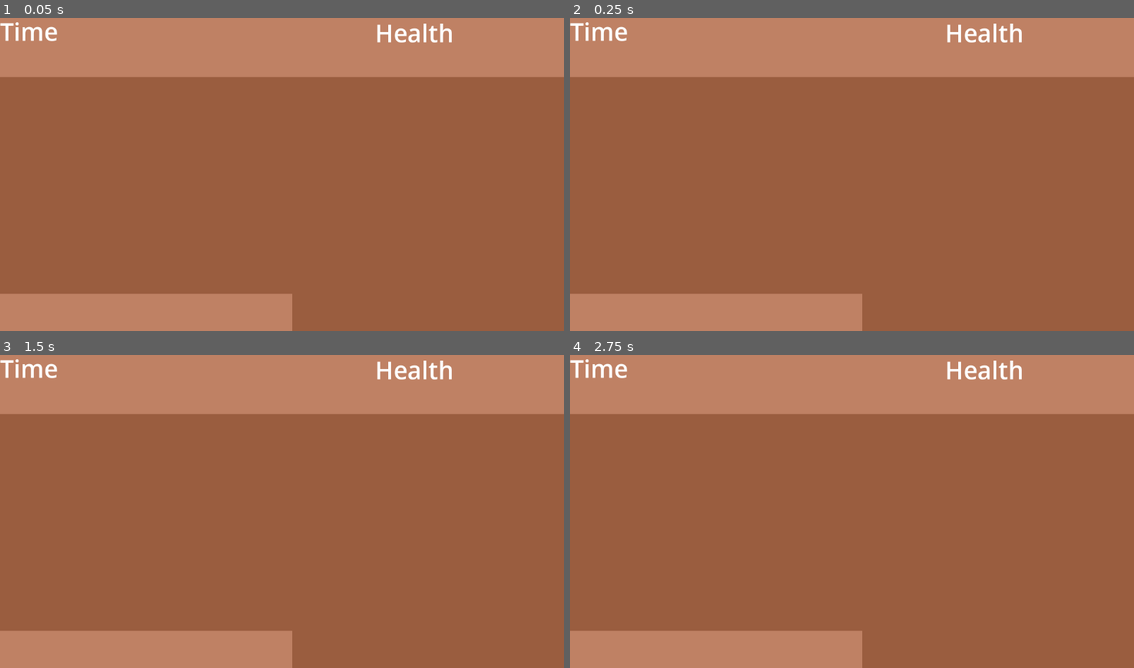
Above: before the commit, frames 1-4 (two rows, left to right).
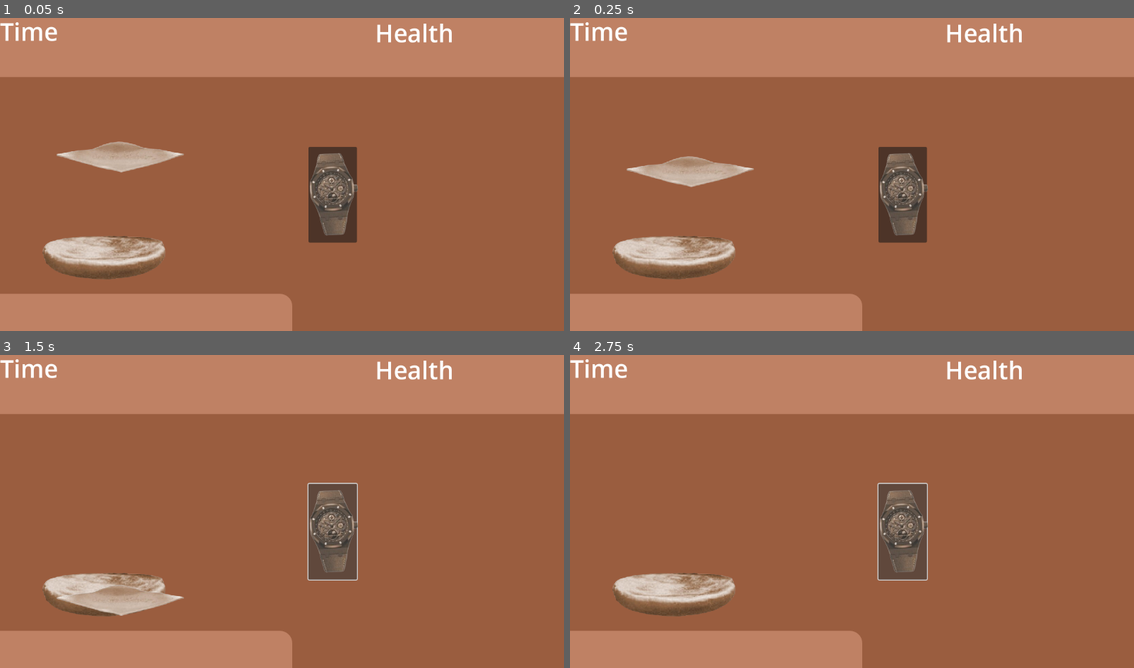
Above: after the commit, the same moments.

Repository: j-hnn/BurgerTopper
Game: Godot game, scene res://game_scene.tscn
Same seed, same stepped clock (60 frames per second), same inputs: the game is played once before the commit and once after it. Before the commit the project has no main scene; this scene is started directly in both runs.
Inputs (mouse positions are in pixels of both pictures, inside the frame that each line leads up to):
- Up to frame 1 (0.05 s): no input
- Up to frame 2 (0.25 s): no input
- Up to frame 3 (1.5 s): click (332, 530) at 0.5 s, where only the run after the commit has a clickable "Button"; click (332, 530) at 1.25 s, where only the run after the commit has a clickable "Button"
- Up to frame 4 (2.75 s): click (902, 530) at 2 s, where only the run after the commit has a clickable "Button"

The runs differ from the first frame. In frame 1, 6.0% of the frame differs, in the area x 7-64%, y 39-91%; in frame 2, 6.0%, in the area x 7-64%, y 41-91%; in frame 3, 5.3%; in frame 4, 5.0%.

Commit message:
added button

Diff:
--- a/game_scene.tscn
+++ b/game_scene.tscn
@@ -1,35 +1,37 @@
-[gd_scene format=3 uid="uid://s7cm18ky7uh1"]
+[gd_scene load_steps=6 format=3 uid="uid://s7cm18ky7uh1"]
+
+[ext_resource type="Script" path="res://scripts/game_scene.gd" id="1_0gi2q"]
+[ext_resource type="Texture2D" uid="uid://bkwbty78rub2" path="res://Burger Topper Assets/Button.png" id="1_tc1vd"]
+[ext_resource type="PackedScene" uid="uid://bj3ysk6iv2e2e" path="res://ingred/ingred_1.tscn" id="3_ce7b8"]
+[ext_resource type="PackedScene" uid="uid://s6bayak03idd" path="res://ingred/ingred_0.tscn" id="3_tbdkf"]
+
+[sub_resource type="StyleBoxFlat" id="StyleBoxFlat_bim8i"]
+bg_color = Color(0.74902, 0.505882, 0.392157, 1)
+corner_radius_top_right = 25
 
 [node name="GameScene" type="Node2D"]
+script = ExtResource("1_0gi2q")
 
-[node name="CanvasLayer" type="CanvasLayer" parent="."]
-
-[node name="BackgroundColor" type="ColorRect" parent="CanvasLayer"]
+[node name="BackgroundColor" type="ColorRect" parent="."]
 anchors_preset = 15
 anchor_right = 1.0
 anchor_bottom = 1.0
+offset_right = 1152.0
+offset_bottom = 648.0
 grow_horizontal = 2
 grow_vertical = 2
 color = Color(0.603922, 0.364706, 0.247059, 1)
 
-[node name="HeadingColor" type="ColorRect" parent="CanvasLayer"]
+[node name="HeadingColor" type="ColorRect" parent="."]
 anchors_preset = 5
 anchor_left = 0.5
 anchor_right = 0.5
-offset_left = -576.0
-offset_right = 576.0
+offset_right = 1152.0
 offset_bottom = 128.0
 grow_horizontal = 2
 color = Color(0.74902, 0.505882, 0.392157, 1)
 
-[node name="BurgerHolder" type="ColorRect" parent="CanvasLayer"]
-anchors_preset = 2
-anchor_top = 1.0
-anchor_bottom = 1.0
-offset_top = -76.0
-offset_right = 597.0
-grow_vertical = 0
-color = Color(0.74902, 0.505882, 0.392157, 1)
+[node name="CanvasLayer" type="CanvasLayer" parent="."]
 
 [node name="TimeText" type="Label" parent="CanvasLayer"]
 offset_right = 353.0
@@ -44,3 +46,33 @@
 offset_bottom = 131.0
 theme_override_font_sizes/font_size = 50
 text = "Health"
+
+[node name="BurgerHolder" type="Panel" parent="."]
+offset_top = 572.0
+offset_right = 597.0
+offset_bottom = 648.0
+theme_override_styles/panel = SubResource("StyleBoxFlat_bim8i")
+
+[node name="Button" type="Button" parent="."]
+offset_left = 630.0
+offset_top = 271.0
+offset_right = 729.0
+offset_bottom = 467.0
+text = "Button"
+
+[node name="TextureRect" type="TextureRect" parent="Button"]
+layout_mode = 1
+anchors_preset = 15
+anchor_right = 1.0
+anchor_bottom = 1.0
+grow_horizontal = 2
+grow_vertical = 2
+texture = ExtResource("1_tc1vd")
+
+[node name="ingred_0" parent="." instance=ExtResource("3_tbdkf")]
+position = Vector2(211, 498)
+
+[node name="ingred_1" parent="." instance=ExtResource("3_ce7b8")]
+position = Vector2(244, 281)
+
+[connection signal="pressed" from="Button" to="." method="_on_button_pressed"]
--- a/icon.svg
+++ /dev/null
@@ -1 +0,0 @@
-<svg height="128" width="128" xmlns="http://www.w3.org/2000/svg"><rect x="2" y="2" width="124" height="124" rx="14" fill="#363d52" stroke="#212532" stroke-width="4"/><g transform="scale(.101) translate(122 122)"><g fill="#fff"><path d="M105 673v33q407 354 814 0v-33z"/><path fill="#478cbf" d="m105 673 152 14q12 1 15 14l4 67 132 10 8-61q2-11 15-15h162q13 4 15 15l8 61 132-10 4-67q3-13 15-14l152-14V427q30-39 56-81-35-59-83-108-43 20-82 47-40-37-88-64 7-51 8-102-59-28-123-42-26 43-46 89-49-7-98 0-20-46-46-89-64 14-123 42 1 51 8 102-48 27-88 64-39-27-82-47-48 49-83 108 26 42 56 81zm0 33v39c0 276 813 276 813 0v-39l-134 12-5 69q-2 10-14 13l-162 11q-12 0-16-11l-10-65H447l-10 65q-4 11-16 11l-162-11q-12-3-14-13l-5-69z"/><path d="M483 600c3 34 55 34 58 0v-86c-3-34-55-34-58 0z"/><circle cx="725" cy="526" r="90"/><circle cx="299" cy="526" r="90"/></g><g fill="#414042"><circle cx="307" cy="532" r="60"/><circle cx="717" cy="532" r="60"/></g></g></svg>
--- /dev/null
+++ b/ingred/ingred_0.tscn
@@ -0,0 +1,13 @@
+[gd_scene load_steps=2 format=3 uid="uid://s6bayak03idd"]
+
+[ext_resource type="Texture2D" uid="uid://be16ktvmsths6" path="res://Burger Topper Assets/Burger Parts/BunBottom.png" id="1_j7q8l"]
+
+[node name="ingred0" type="Area2D"]
+
+[node name="Sprite2D" type="Sprite2D" parent="."]
+scale = Vector2(0.7, 0.7)
+texture = ExtResource("1_j7q8l")
+
+[node name="CollisionPolygon2D" type="CollisionPolygon2D" parent="."]
+build_mode = 1
+polygon = PackedVector2Array(-59, -42, -38, -43, 0, -43, 19, -44, 39, -44, 59, -42, 77, -42, 99, -39, 120, -34, 125, -21, 127, -4, 117, 13, 103, 22, 78, 34, 39, 41, -5, 44, -46, 41, -81, 34, -104, 22, -118, 8, -122, -4, -124, -15, -121, -25, -113, -31, -100, -35, -83, -39)
--- /dev/null
+++ b/ingred/ingred_1.tscn
@@ -0,0 +1,21 @@
+[gd_scene load_steps=3 format=3 uid="uid://bj3ysk6iv2e2e"]
+
+[ext_resource type="Texture2D" uid="uid://2es2itqku7gi" path="res://Burger Topper Assets/Burger Parts/BigCheese.png" id="1_1sffy"]
+[ext_resource type="Script" path="res://scripts/ingred_1.gd" id="1_olqxk"]
+
+[node name="ingred_1" type="Area2D"]
+script = ExtResource("1_olqxk")
+
+[node name="Sprite2D" type="Sprite2D" parent="."]
+scale = Vector2(0.7, 0.7)
+texture = ExtResource("1_1sffy")
+
+[node name="CollisionPolygon2D" type="CollisionPolygon2D" parent="."]
+build_mode = 1
+polygon = PackedVector2Array(-1, -28, 9, -28, 25, -23, 42, -18, 53, -15, 71, -14, 99, -9, 130, -3, 129, 0, 116, 3, 91, 13, 44, 24, 6, 34, -22, 29, -57, 21, -88, 12, -128, 0, -129, -3, -113, -5, -85, -10, -58, -12, -44, -18, -26, -24, -15, -26)
+
+[node name="VisibleOnScreenNotifier2D" type="VisibleOnScreenNotifier2D" parent="."]
+position = Vector2(0, -44)
+
+[connection signal="body_entered" from="." to="." method="_on_body_entered"]
+[connection signal="screen_exited" from="VisibleOnScreenNotifier2D" to="." method="_on_visible_on_screen_notifier_2d_screen_exited"]
--- a/project.godot
+++ b/project.godot
@@ -11,8 +11,8 @@
 [application]
 
 config/name="BurgerTopper"
+run/main_scene="res://game_scene.tscn"
 config/features=PackedStringArray("4.1", "GL Compatibility")
-config/icon="res://icon.svg"
 
 [rendering]
 
--- /dev/null
+++ b/scripts/game_scene.gd
@@ -0,0 +1,18 @@
+extends Node2D
+
+
+# Called when the node enters the scene tree for the first time.
+func _ready():
+	pass # Replace with function body.
+
+
+# Called every frame. 'delta' is the elapsed time since the previous frame.
+func _process(delta):
+	pass
+
+
+func _on_button_pressed():
+	print("pressed")
+
+func die():
+	queue_free()
--- /dev/null
+++ b/scripts/ingred_0.gd
@@ -0,0 +1,5 @@
+class_name starter extends Sprite2D
+
+
+func _process(delta):
+	pass
--- /dev/null
+++ b/scripts/ingred_1.gd
@@ -0,0 +1,22 @@
+class_name food extends Area2D
+
+@export var speed = 150
+
+# Called when the node enters the scene tree for the first time.
+func _ready():
+	pass # Replace with function body.
+
+
+# Called every frame. 'delta' is the elapsed time since the previous frame.
+func _process(delta):
+	global_position.y += speed * delta
+
+
+func _on_body_entered(body):
+	if body is starter:
+		body.die()
+
+
+func _on_visible_on_screen_notifier_2d_screen_exited():
+	queue_free()
+	print("exited")
Binary file added: Burger Topper Assets/Burger Parts/Bacon.png
Not shown, added: Burger Topper Assets/Burger Parts/Bacon.png.import
Binary file added: Burger Topper Assets/Burger Parts/BigCheese.png
Not shown, added: Burger Topper Assets/Burger Parts/BigCheese.png.import
Binary file added: Burger Topper Assets/Burger Parts/BunBottom.png
Not shown, added: Burger Topper Assets/Burger Parts/BunBottom.png.import
Binary file added: Burger Topper Assets/Burger Parts/BunTop.png
Not shown, added: Burger Topper Assets/Burger Parts/BunTop.png.import
Binary file added: Burger Topper Assets/Burger Parts/Lettuce.png
Not shown, added: Burger Topper Assets/Burger Parts/Lettuce.png.import
Binary file added: Burger Topper Assets/Burger Parts/Onions.png
Not shown, added: Burger Topper Assets/Burger Parts/Onions.png.import
(and 32 more such lines)
